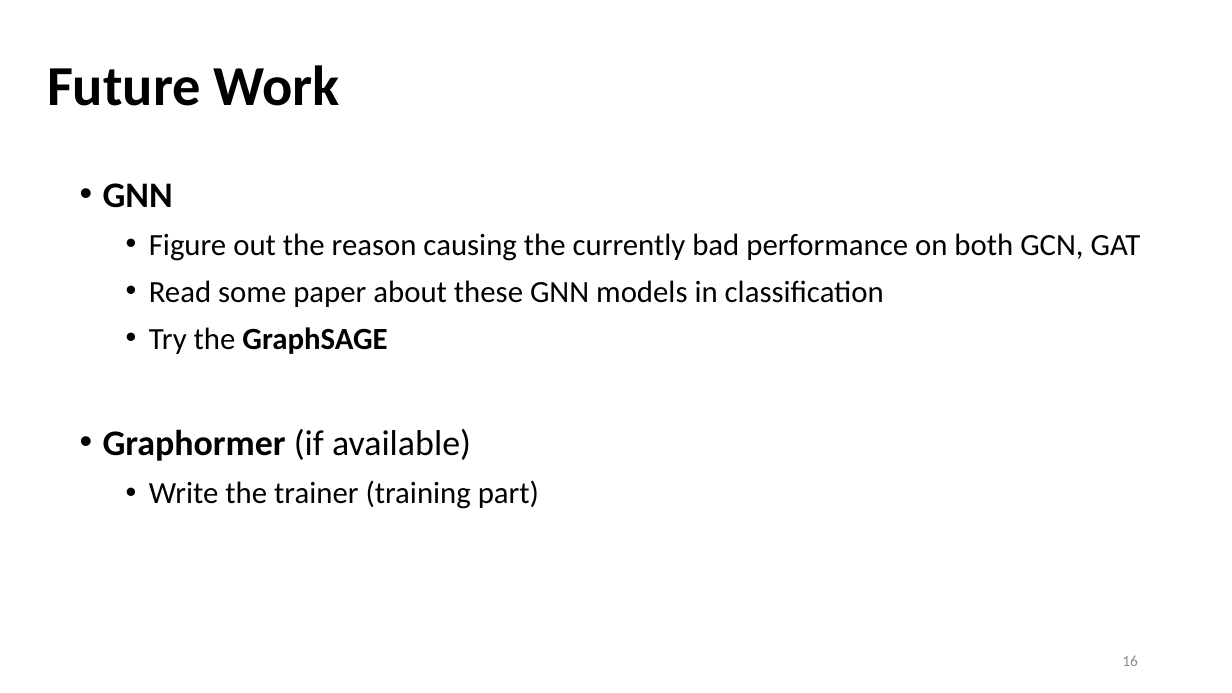
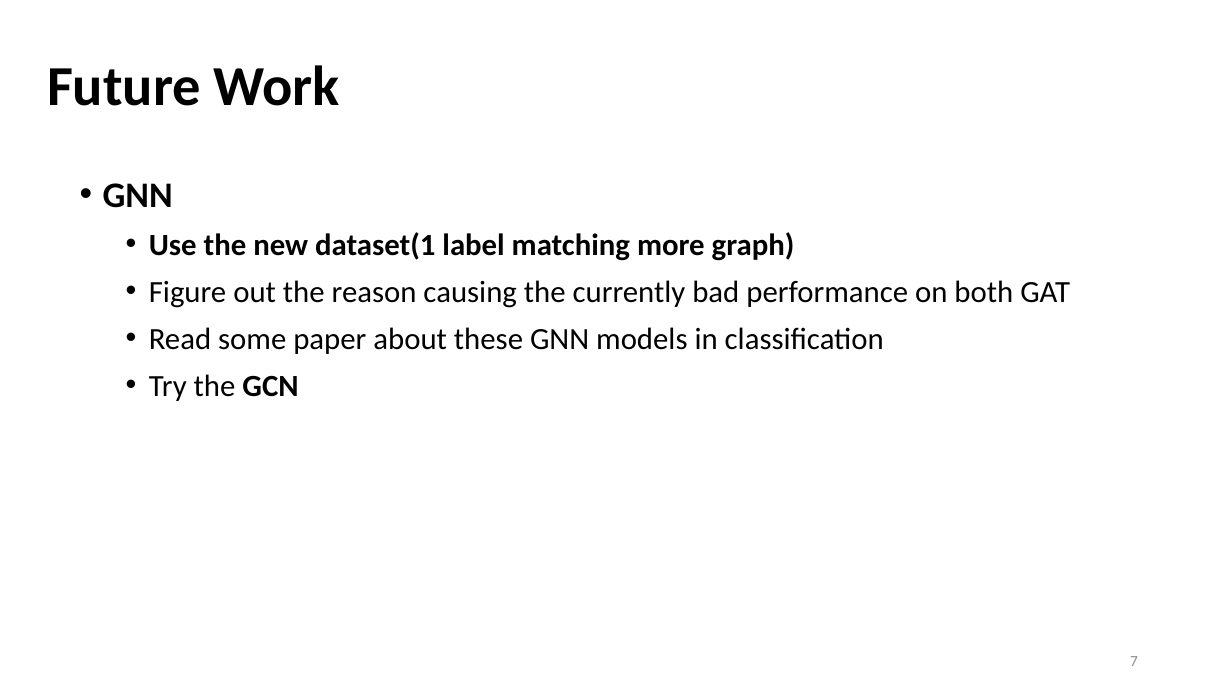
Before and after one commit to Bai1026/Intern-IIS, a slide deck: slide 7 of Meeting/Presentation_0823.pptx (slide 16 before the commit). Drawn at 1232x693 pixels with LibreOffice and Linux fonts; fonts in the diff are those of the drawing. Boxes give left, top, right and bottom in pixels: in the first picture for what was removed or moved away, otherwise in the second. Text is boxed around its words. In the diff, an @@ line names an element or a change of style, - is before the commit and + after.

```diff
--- a/Meeting/Presentation_0823.pptx
+++ b/Meeting/Presentation_0823.pptx
@@ text at box(149, 232, 1070, 308): text changed @@
-  • Figure out the reason causing the currently bad performance on both GCN, GAT
+  • Use the new dataset(1 label matching more graph)
+  • Figure out the reason causing the currently bad performance on both GAT
@@ text at box(149, 374, 298, 401): text changed @@
-  • Try the GraphSAGE
-• Graphormer (if available)
-  • Write the trainer (training part)
+  • Try the GCN
@@ page number at box(1130, 656, 1138, 666): text changed @@
-16
+7
```
Also in this commit, not shown: 2 other slides changed, 1 slide added, 10 slides removed, 2 other files.
